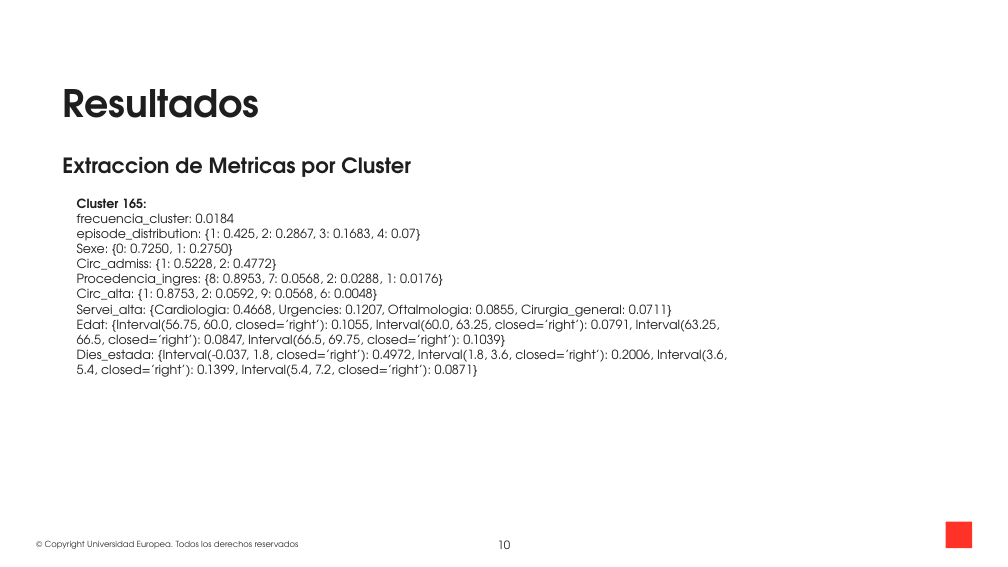
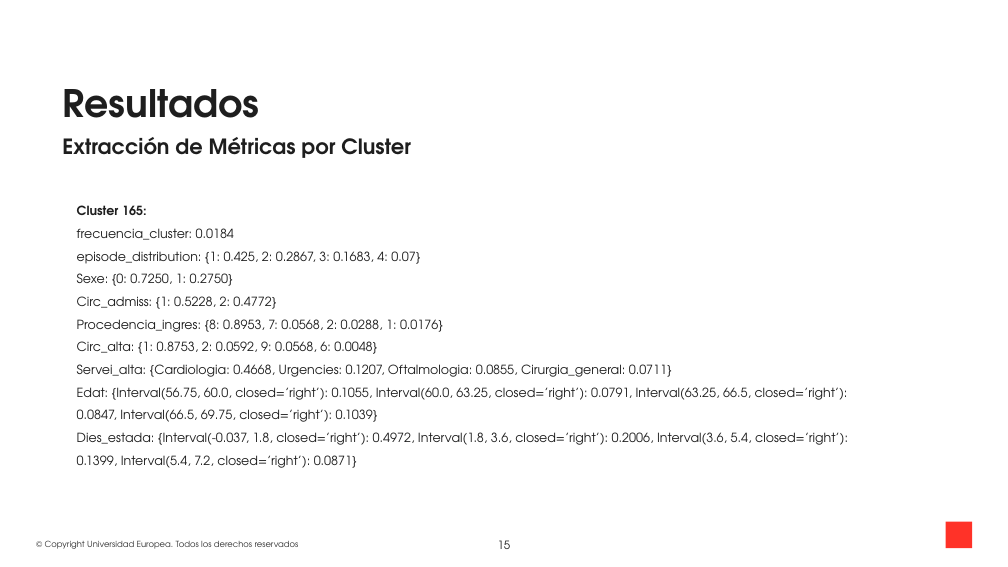
Before and after one commit to gerardmarturia/Sintetic-data-GMN, a slide deck: slide 15 of Presentacion/Presentacion TFM GMN.pptx (slide 10 before the commit). Drawn at 1008x567 pixels with LibreOffice and Linux fonts; fonts in the diff are those of the drawing; background and template pictures are left out. Boxes give left, top, right and bottom in pixels: in the first picture for what was removed or moved away, otherwise in the second. Text is boxed around its words. In the diff, an @@ line names an element or a change of style, - is before the commit and + after.

```diff
--- a/Presentacion/Presentacion TFM GMN.pptx
+++ b/Presentacion/Presentacion TFM GMN.pptx
@@ text at (62, 137, 411, 158): text changed @@
-Extraccion de Metricas por Cluster
+Extracción de Métricas por Cluster
@@ text at (77, 205, 672, 377): line spacing 1 to 1.5 @@
@@ text at (77, 387, 848, 468): text changed @@
-Edat: {Interval(56.75, 60.0, closed=’right’): 0.1055, Interval(60.0, 63.25, closed=’right’): 0.0791, Interval(63.25,
-66.5, closed=’right’): 0.0847, Interval(66.5, 69.75, closed=’right’): 0.1039}
-Dies_estada: {Interval(-0.037, 1.8, closed=’right’): 0.4972, Interval(1.8, 3.6, closed=’right’): 0.2006, Interval(3.6,
-5.4, closed=’right’): 0.1399, Interval(5.4, 7.2, closed=’right’): 0.0871}
+Edat: {Interval(56.75, 60.0, closed=’right’): 0.1055, Interval(60.0, 63.25, closed=’right’): 0.0791, Interval(63.25, 66.5, closed=’right’): 0.0847, Interval(66.5, 69.75, closed=’right’): 0.1039}
+Dies_estada: {Interval(-0.037, 1.8, closed=’right’): 0.4972, Interval(1.8, 3.6, closed=’right’): 0.2006, Interval(3.6, 5.4, closed=’right’): 0.1399, Interval(5.4, 7.2, closed=’right’): 0.0871}
@@ page number at (498, 540, 511, 549): text changed @@
-10
+15
```
Also in this commit, not shown: 17 other slides changed, 7 slides added, 36 slides removed.
